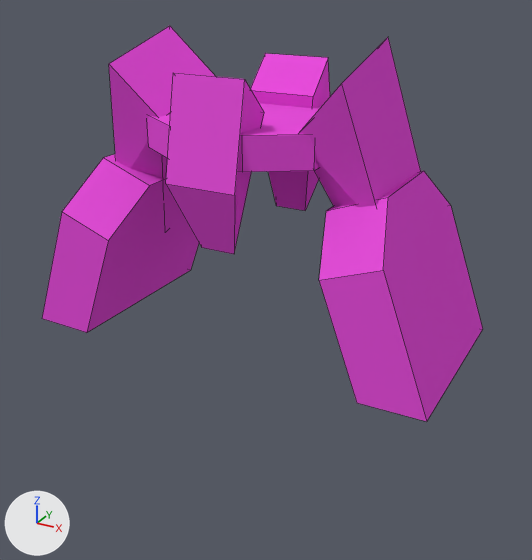
A saved change to the Blender file My Projects/main/game/content/xa/notc/core/shapes/standardcat/ballast/p1/shape.blend.
One viewpoint serves both versions: a 50 mm lens placed at (1.37, -2.4, 0.68), pointed at (0.06, -0.01, -0.52). Every picture has the same lights, and +X, +Y and +Z are marked at lower left. Both versions are drawn at frame 16 of the action 'Cylinder.001Action.003'; the numbers are the values there. Mesh edges are drawn as thin lines.

The scene before the commit, as lines of its bpy script (objects in view):
```python
ob_cube_004 = bpy.data.objects.new('Cube.004', me_cube_007)
ob_cube_004.location = (-0.002, -0.333, 0.068)
ob_cube_004.rotation_euler = (0.0, 0.0, -1.571)  # degrees (0, 0, -90)
ob_cube_004.scale = (-1.0, 1.0, 1.0)
ob_cylinder_000 = bpy.data.objects.new('Cylinder.000', me_cylinder_003)
ob_cylinder_000.location = (-0.467, 0.028, -0.104)
ob_cylinder_000.rotation_euler = (-1.218, 0.0, -4.712)  # degrees (-70, 0, -270)
ob_cylinder_000.scale = (0.945, 0.945, 0.945)
ob_cylinder_002 = bpy.data.objects.new('Cylinder.002', me_cylinder_004)
ob_cylinder_002.location = (0.001, 0.013, 0.091)
ob_cylinder_002.rotation_euler = (-1.218, 0.0, -4.712)  # degrees (-70, 0, -270)
ob_cylinder_002.scale = (0.231, 0.043, 0.183)
ob_cylinder_003 = bpy.data.objects.new('Cylinder.003', me_cylinder_005)
ob_cylinder_003.location = (0.001, 0.013, 0.091)
ob_cylinder_003.rotation_euler = (-1.218, 0.0, -1.571)  # degrees (-70, 0, -90)
ob_cylinder_003.scale = (0.231, 0.043, 0.183)
ob_cylinder_004 = bpy.data.objects.new('Cylinder.004', me_cylinder_006)
ob_cylinder_004.location = (0.471, 0.028, -0.104)
ob_cylinder_004.rotation_euler = (-1.218, 0.0, -1.571)  # degrees (-70, 0, -90)
ob_cylinder_004.scale = (0.945, 0.945, 0.945)
# also in view: 'Cube.005' at (0.01, 0.3, 0.0); 'Cube.002' at (-0.43, 0.0, 0.0); 'Cylinder.001' at (0.0, 0.01, 0.08); 'Cube.003' at (0.43, 0.0, 0.0)
```
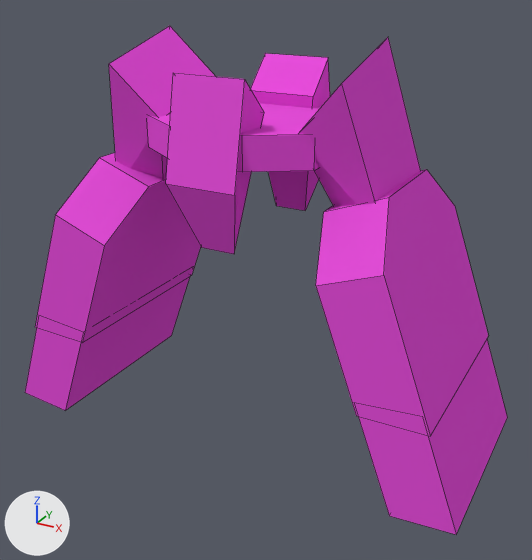
What differs and where, as boxes [x1, y1, x2, y2] in the pictures (532 x 560 px):
'Cylinder.004', rescaled (6% taller): before [319, 171, 483, 422]; after [316, 169, 488, 436]
'Cylinder.000', moved, rescaled (6% taller): before [42, 154, 199, 333]; after [35, 153, 201, 343]
'Cylinder.003', moved, rescaled (not visible before): after [358, 339, 507, 535]
'Cylinder.002', moved, rescaled (not visible before): after [25, 277, 190, 411]

What changed in the scene script:
```text
Change ob_cylinder_004:
    ob_cylinder_004.scale: (0.945, 0.945, 0.945) -> (1.0, 1.0, 1.0)
Change ob_cylinder_003:
    ob_cylinder_003.location: (0.001, 0.013, 0.091) -> (0.717, 0.028, -0.725)
    ob_cylinder_003.scale: (0.231, 0.043, 0.183) -> (1.0, 0.745, 0.935)
Change ob_cylinder_002:
    ob_cylinder_002.location: (0.001, 0.013, 0.091) -> (-0.715, 0.028, -0.725)
    ob_cylinder_002.scale: (0.231, 0.043, 0.183) -> (1.0, 0.745, 0.935)
Change ob_cylinder_000:
    ob_cylinder_000.location: (-0.467, 0.028, -0.104) -> (-0.469, 0.028, -0.104)
    ob_cylinder_000.scale: (0.945, 0.945, 0.945) -> (1.0, 1.0, 1.0)
```
